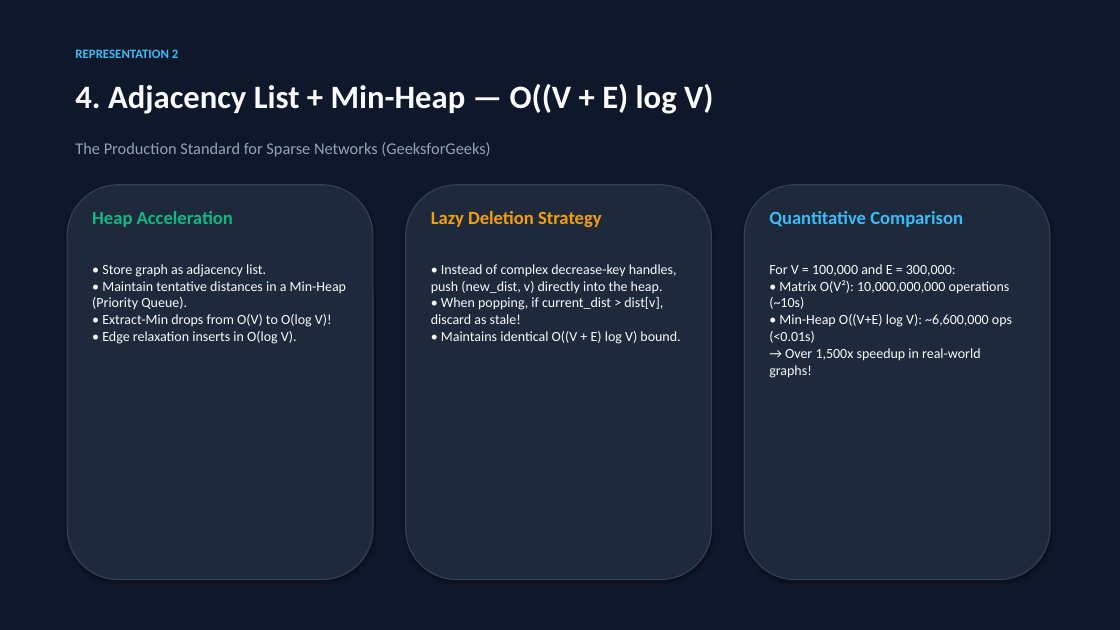
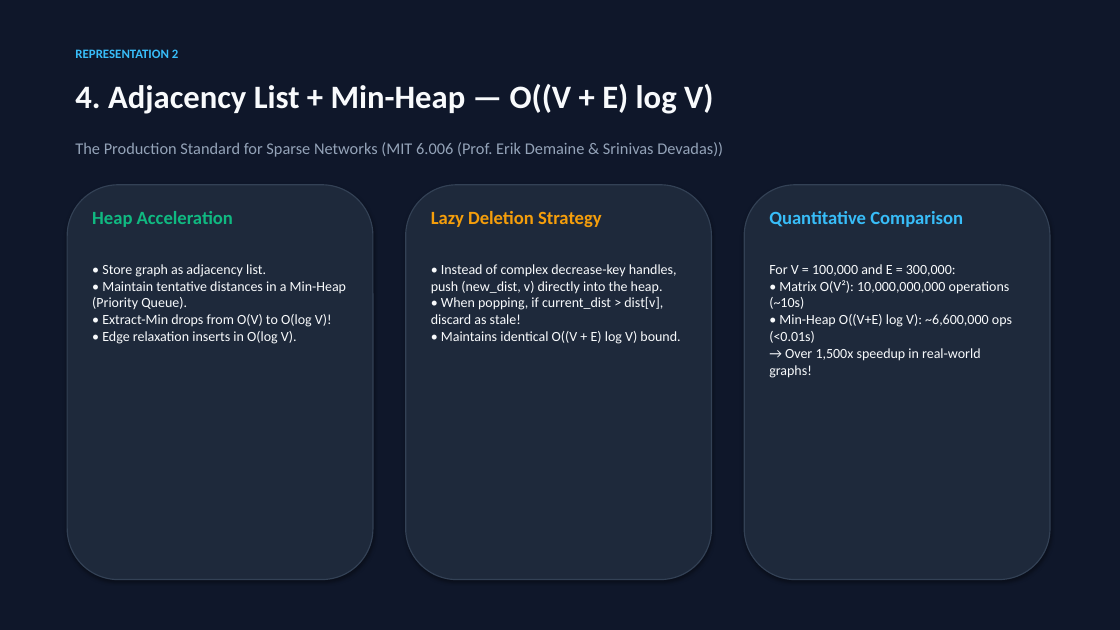
Before and after one commit to Robingif/dijkstra-sssp-rag, a slide deck: slide 5 of static/Dijkstra_Algorithm_Complete_Guide.pptx. Drawn at 1120x630 pixels with LibreOffice and Linux fonts; fonts in the diff are those of the drawing. Boxes give left, top, right and bottom in pixels: in the first picture for what was removed or moved away, otherwise in the second. Text is boxed around its words. In the diff, an @@ line names an element or a change of style, - is before the commit and + after.

```diff
--- a/static/Dijkstra_Algorithm_Complete_Guide.pptx
+++ b/static/Dijkstra_Algorithm_Complete_Guide.pptx
@@ text at (75, 142, 723, 157): text changed @@
-The Production Standard for Sparse Networks (GeeksforGeeks)
+The Production Standard for Sparse Networks (MIT 6.006 (Prof. Erik Demaine & Srinivas Devadas))
```
Also in this commit, not shown: 2 other slides changed, 22 other files.
